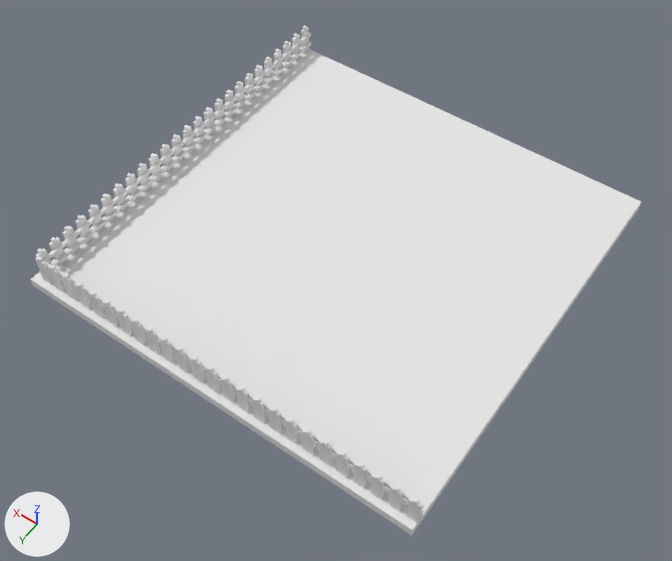
Two versions of the OBJ model Assets/Models/Level1/funland/funland-2.obj, one commit apart.
Rendered twice from a 50 mm camera at (1.59, 14.39, 16.41) aimed at (11.1, 1.07, -4.51). Every picture has the same lights, and +X, +Y and +Z are marked at lower left. Where no turn or scale is listed for an object, it has been applied to the vertices. Vertices at the same position are counted once.

In view in the first picture: 'Untitled'.
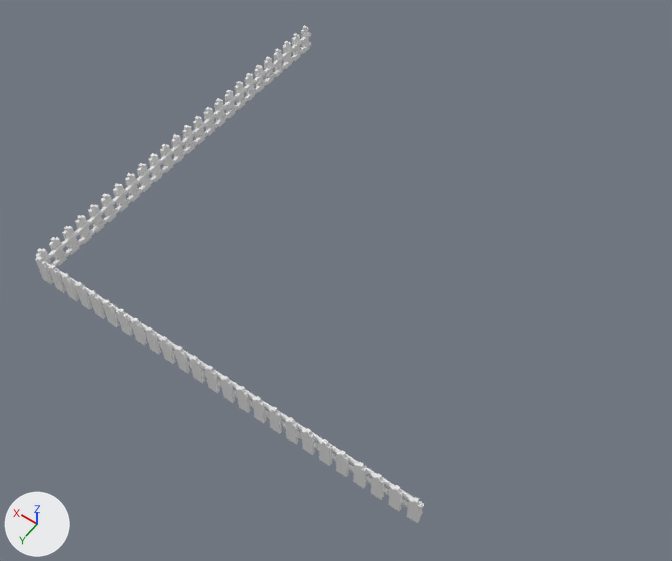
Pixel boxes (x1, y1, x2, y2) of what changed, in the pictures (672 x 561 px):
'Untitled', reshaped (36% narrower)
    before: (31, 25, 641, 535)
    after: (35, 25, 424, 523)
part 1 of me_untitled, cut back
    before: (31, 47, 641, 535)

The change in detail:
me_untitled is used by ob_untitled; location (0.0, 0.0, 0.0).
me_untitled had 1214 vertices, 2810 faces and spanned x 5.2..17.8, y -6.3..6.3, z -4.3..-3.0.
me_untitled now has 1206 vertices, 2600 faces and spans x 5.2..17.6, y -6.3..6.1, z -4.0..-3.0.
Part 1, on me_untitled:
8 vertices are removed from x 5.2..17.8, y -6.3..6.3, z -4.3..-4.0.
310 faces are deleted.
100 new faces join them.
